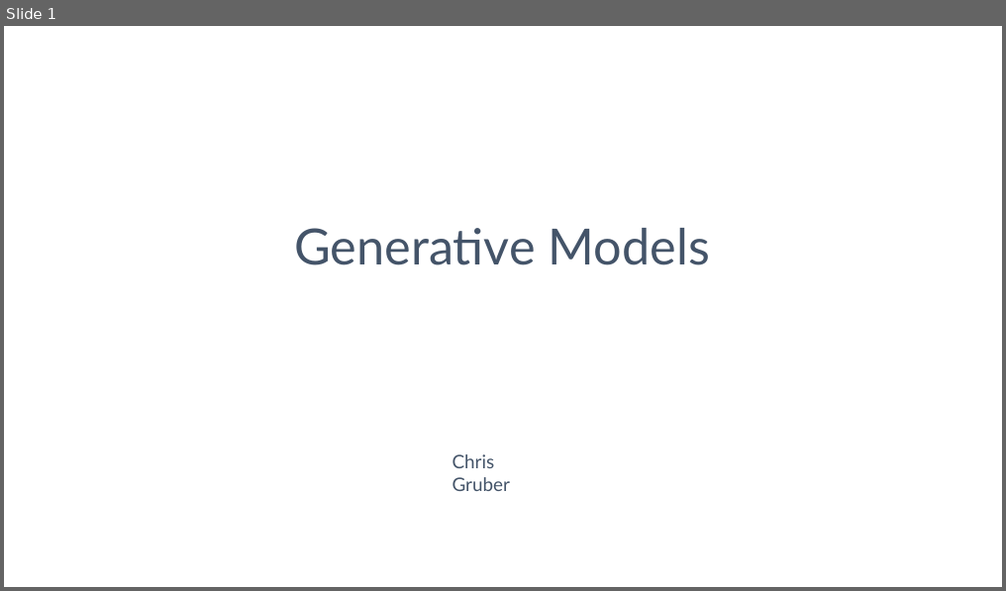
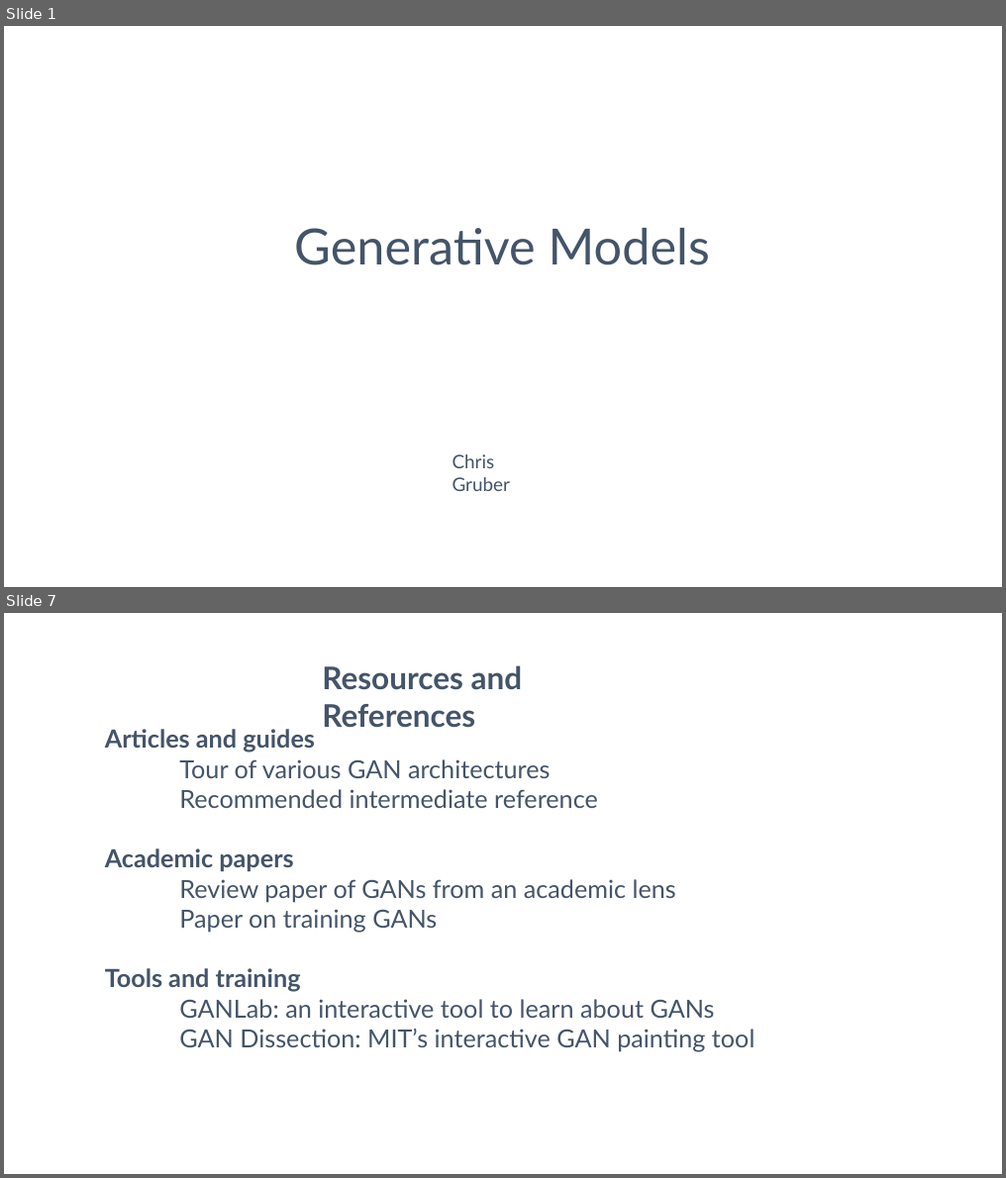
Before and after one commit to ChristopherGruber/Generative_Models, a slide deck: Generative_Models.odp. Shown one above the other, each under a label of ours: slide 1 before the commit, slides 1 and 7 after it; the slides between them are not shown. The pictures are 1006x591 and 1006x1178 pixels, drawn with LibreOffice and Linux fonts; fonts in the diff are those of the drawing. Boxes give left, top, right and bottom in pixels: in the first picture for what was removed or moved away, otherwise in the second. Text is boxed around its words. In the diff, an @@ line names an element or a change of style, - is before the commit and + after.

```diff
--- a/Generative_Models.odp
+++ b/Generative_Models.odp
@@ slide 7 added at [4,613,1002,1174], background #FFFFFF @@
@@ text added at [322,665,523,728], 60 pt, text #445469, bold @@
+Resources and References
@@ text added at [105,729,754,1052], 48 pt, text #445469 @@
+Articles and guides
+Tour of various GAN architectures
+Recommended intermediate reference
+Academic papers
+Review paper of GANs from an academic lens
+Paper on training GANs
+Tools and training
+GANLab: an interactive tool to learn about GANs
+GAN Dissection: MIT’s interactive GAN painting tool
```
Also in this commit, not shown: 5 slides changed, 4 other slides added, 4 slides removed, 2 other files.
